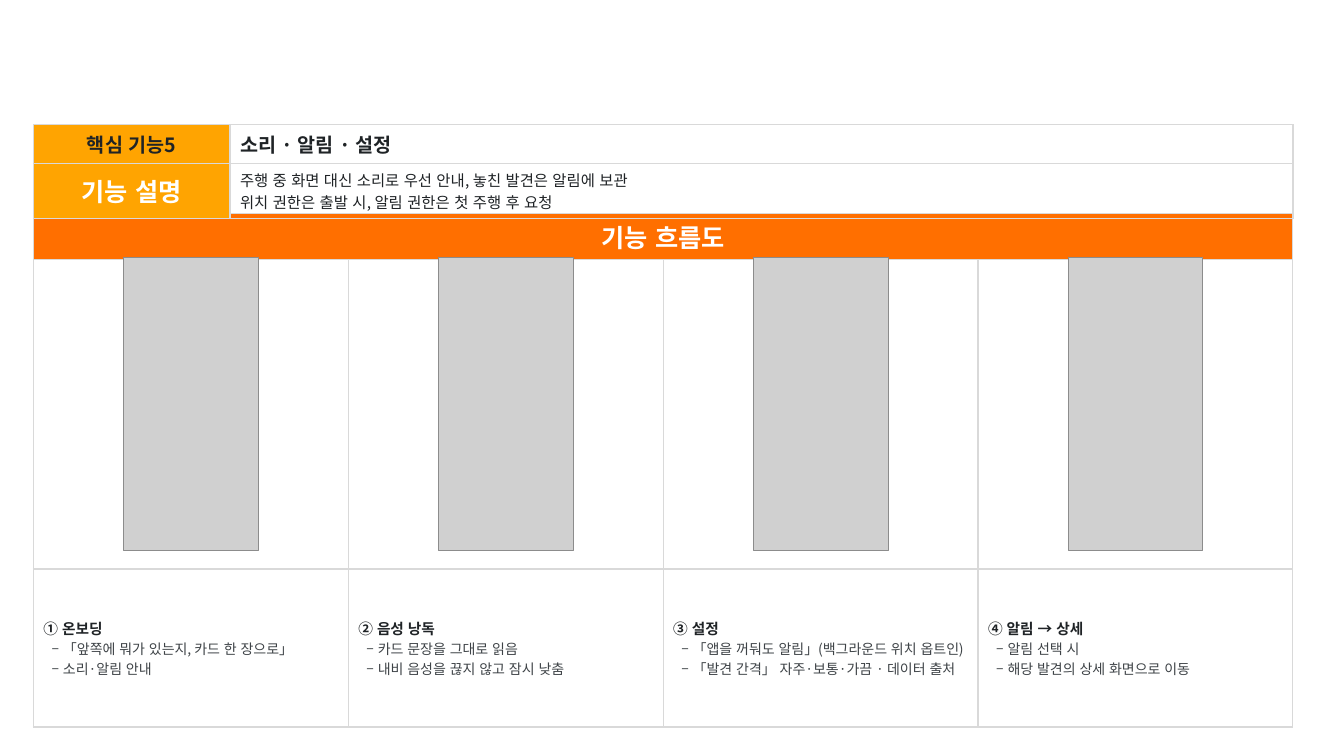
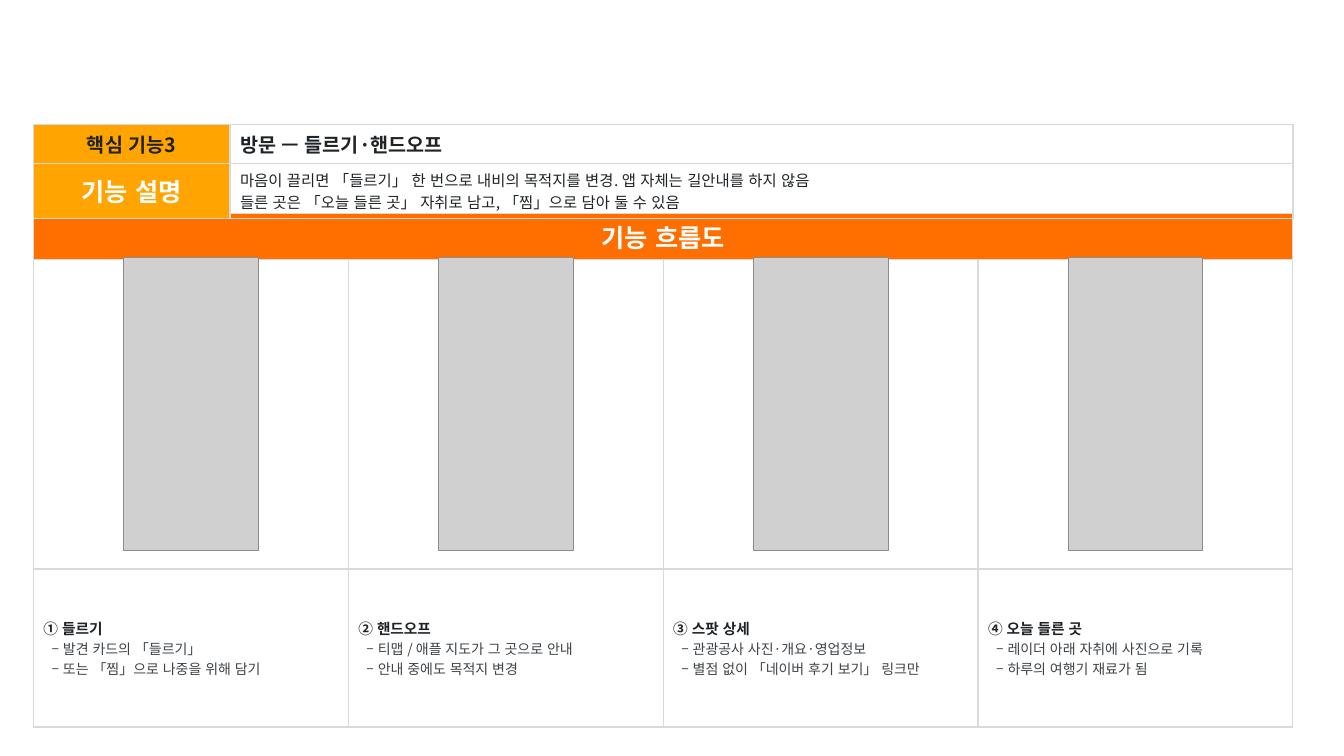
Before and after one commit to Hyee0ne/p-trip, a slide deck: slide 7 of docs/기능설명서_P의여행.pptx (slide 9 before the commit). Drawn at 1344x756 pixels with LibreOffice and Linux fonts; fonts in the diff are those of the drawing; grey boxes stand for pictures; background and template pictures are left out. Boxes give left, top, right and bottom in pixels: in the first picture for what was removed or moved away, otherwise in the second. Text is boxed around its words. In the diff, an @@ line names an element or a change of style, - is before the commit and + after.

```diff
--- a/docs/기능설명서_P의여행.pptx
+++ b/docs/기능설명서_P의여행.pptx
@@ table at [33,125,1294,215] @@
-row 1, column 1: 핵심 기능5
+row 1, column 1: 핵심 기능3
-row 1, column 2: 소리 · 알림 · 설정
+row 1, column 2: 방문 — 들르기·핸드오프
-row 2, column 2: 주행 중 화면 대신 소리로 우선 안내, 놓친 발견은 알림에 보관 / 위치 권한은 출발 시, 알림 권한은 첫 주행 후 요청
+row 2, column 2: 마음이 끌리면 「들르기」 한 번으로 내비의 목적지를 변경. 앱 자체는 길안내를 하지 않음 / 들른 곳은 「오늘 들른 곳」 자취로 남고, 「찜」으로 담아 둘 수 있음
@@ table at [33,213,1292,721] @@
-row 3: ① 온보딩 / ‒ 「앞쪽에 뭐가 있는지, 카드 한 장으로」 / ‒ 소리·알림 안내 | ② 음성 낭독 / ‒ 카드 문장을 그대로 읽음 / ‒ 내비 음성을 끊지 않고 잠시 낮춤 | ③ 설정 / ‒ 「앱을 꺼둬도 알림」(백그라운드 위치 옵트인) / ‒ 「발견 간격」 자주·보통·가끔 · 데이터 출처 | ④ 알림 → 상세 / ‒ 알림 선택 시 / ‒ 해당 발견의 상세 화면으로 이동
+row 3: ① 들르기 / ‒ 발견 카드의 「들르기」 / ‒ 또는 「찜」으로 나중을 위해 담기 | ② 핸드오프 / ‒ 티맵 / 애플 지도가 그 곳으로 안내 / ‒ 안내 중에도 목적지 변경 | ③ 스팟 상세 / ‒ 관광공사 사진·개요·영업정보 / ‒ 별점 없이 「네이버 후기 보기」 링크만 | ④ 오늘 들른 곳 / ‒ 레이더 아래 자취에 사진으로 기록 / ‒ 하루의 여행기 재료가 됨
```
Also in this commit, not shown: 5 other slides changed, 2 other files.
